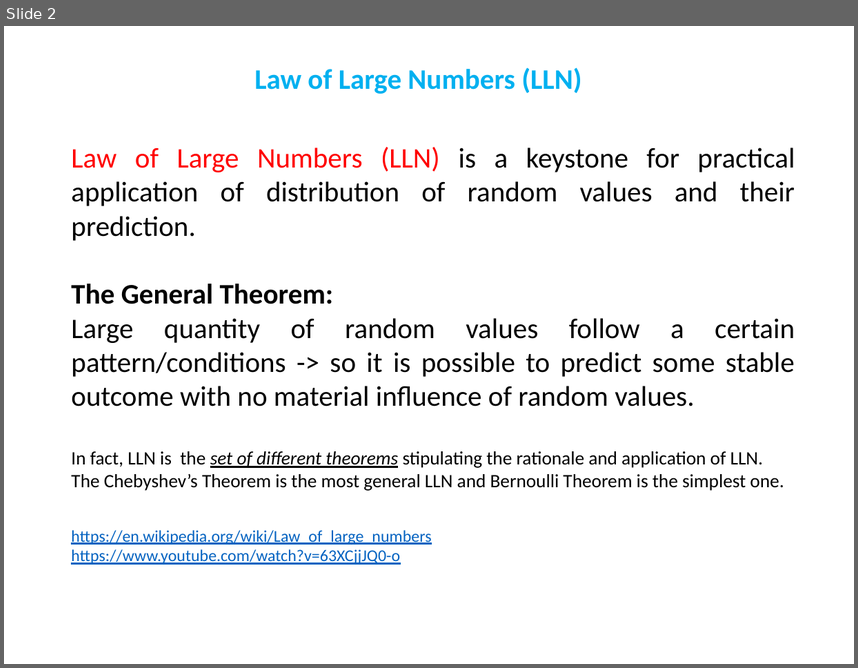
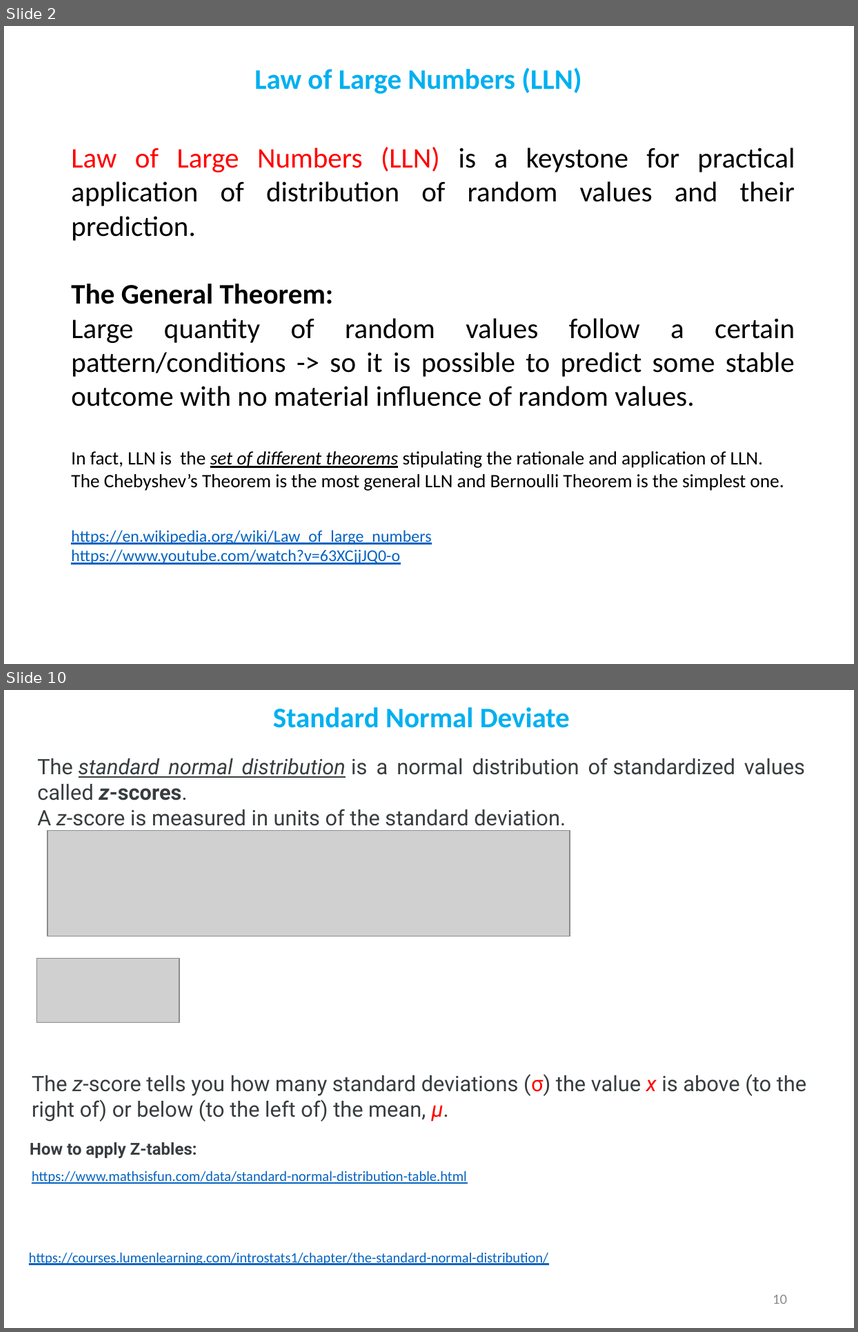
Before and after one commit to demydd/Basic-Machine-Learning-Course-for-Developers, a slide deck: Distributions.pptx. Shown one above the other, each under a label of ours: slide 2 before the commit, slides 2 and 10 after it; the slides between them are not shown. The pictures are 858x668 and 858x1332 pixels, drawn with LibreOffice and Linux fonts; fonts in the diff are those of the drawing; grey boxes stand for pictures. Boxes give left, top, right and bottom in pixels: in the first picture for what was removed or moved away, otherwise in the second. Text is boxed around its words. In the diff, an @@ line names an element or a change of style, - is before the commit and + after.

Commit message:
Normal distribution section is added.

```diff
--- a/Distributions.pptx
+++ b/Distributions.pptx
@@ slide 10 added at <box>4,690,854,1328</box>, background #FFFFFF @@
@@ title added at <box>273,707,570,728</box>, 24 pt, text #00B0F0, bold @@
+Standard Normal Deviate
@@ text added at <box>37,758,805,831</box>, 18 pt, text #373D3F @@
+The standard normal distribution is a normal distribution of standardized values called z-scores.
+A z-score is measured in units of the standard deviation.
@@ picture added at <box>47,830,570,936</box> @@
@@ picture added at <box>36,958,179,1021</box> @@
@@ text added at <box>32,1074,806,1121</box>, 18 pt, text #373D3F @@
+The z-score tells you how many standard deviations (σ) the value x is above (to the right of) or below (to the left of) the mean, μ.
@@ text added at <box>30,1142,197,1158</box>, 14 pt, text #373D3F, bold @@
+How to apply Z-tables:
@@ text added at <box>32,1170,467,1183</box>, 12 pt, text #0563C1, underline @@
+https://www.mathsisfun.com/data/standard-normal-distribution-table.html
@@ text added at <box>29,1252,548,1265</box>, 12 pt, text #0563C1, underline @@
+https://courses.lumenlearning.com/introstats1/chapter/the-standard-normal-distribution/
@@ page number added at <box>773,1294,787,1303</box>, 12 pt, text #8C8C8C @@
+10
```
Also in this commit, not shown: 2 slides changed, 5 other slides added.
